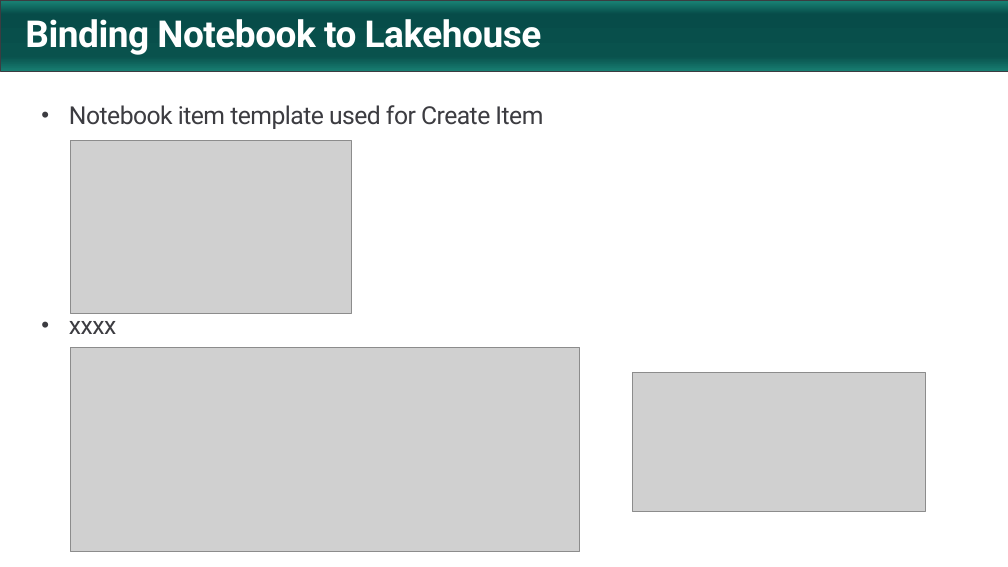
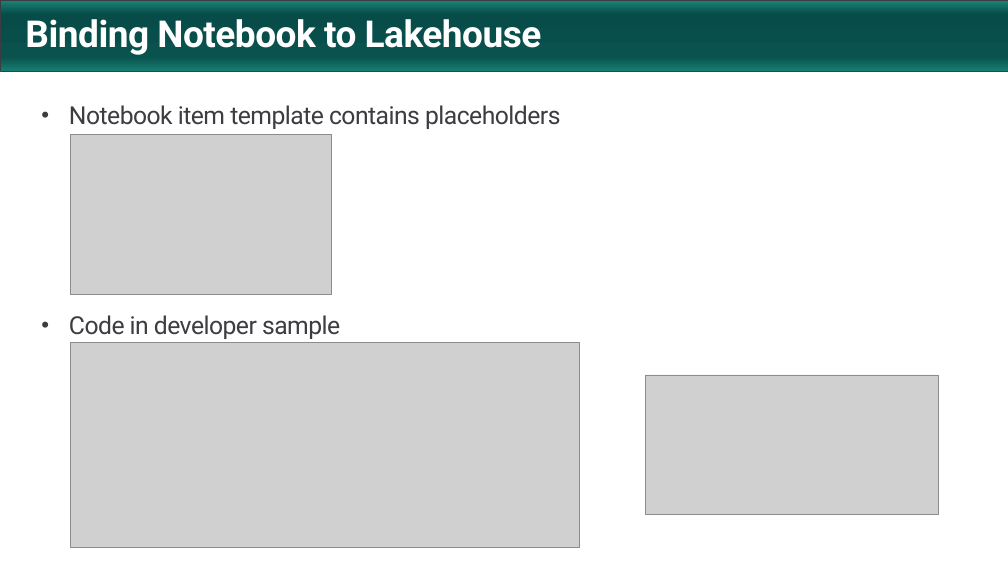
Before and after one commit to PowerBiDevCamp/FabricUserApiDemo, a slide deck: slide 38 of Getting Started.pptx. Drawn at 1008x567 pixels with LibreOffice and Linux fonts; fonts in the diff are those of the drawing; grey boxes stand for pictures; background and template pictures are left out. Boxes give left, top, right and bottom in pixels: in the first picture for what was removed or moved away, otherwise in the second. Text is boxed around its words. In the diff, an @@ line names an element or a change of style, - is before the commit and + after.

```diff
--- a/Getting Started.pptx
+++ b/Getting Started.pptx
@@ text at <box>69,105,560,339</box>: text changed @@
-• Notebook item template used for Create Item
-• xxxx
+• Notebook item template contains placeholders
+• Code in developer sample
@@ picture: place and size @@
-picture at <box>70,141,351,314</box>
+picture at <box>70,134,332,295</box>
@@ picture: place and size @@
-picture at <box>70,347,580,551</box>
+picture at <box>70,342,580,547</box>
@@ picture: place and size @@
-picture at <box>632,372,925,511</box>
+picture at <box>645,375,938,514</box>
```
Also in this commit, not shown: 12 other slides changed, 1 slide added.
